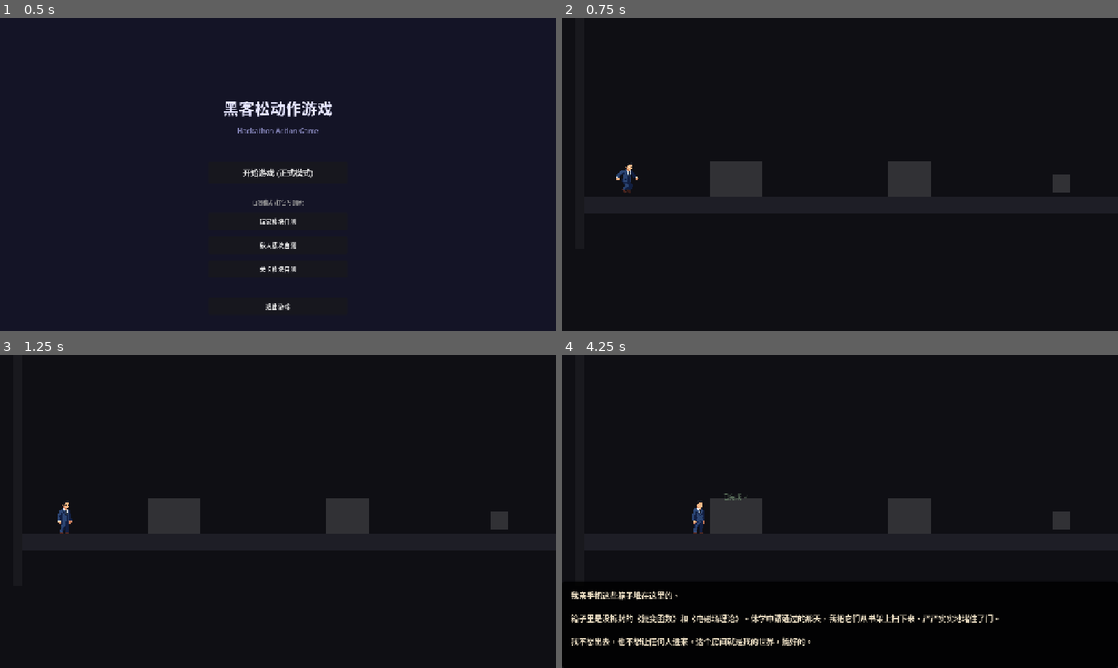
Above: before the commit, frames 1-4 (two rows, left to right).
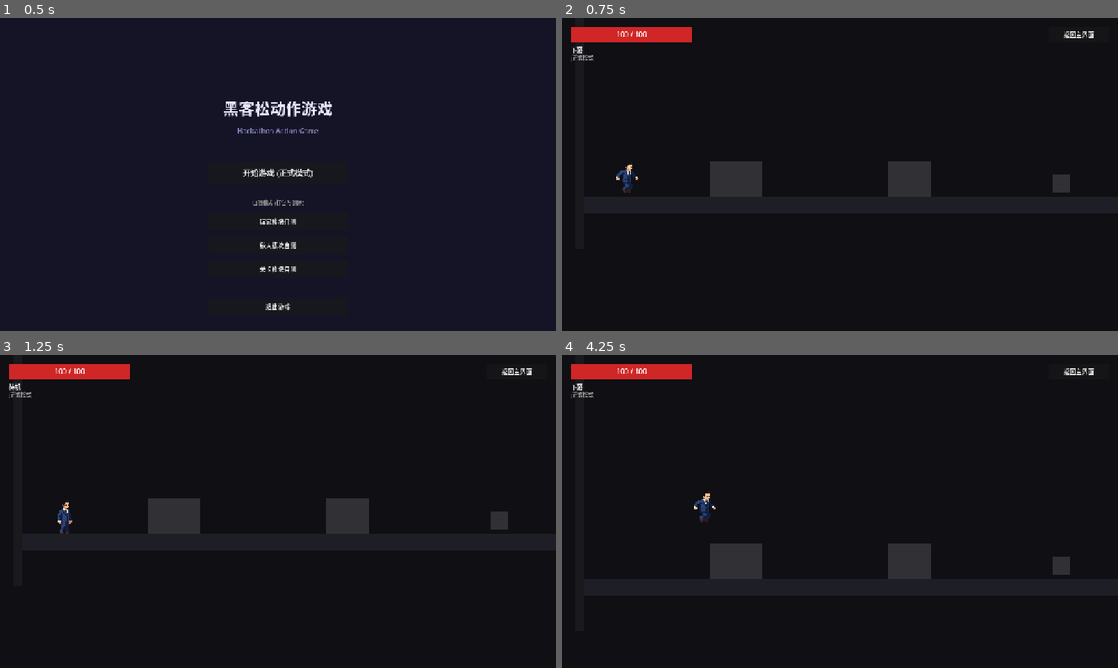
Above: after the commit, the same moments.

Repository: szshs/copyWorms
Game: Godot game, scene res://UI/TitleScreen.tscn
Same seed, same stepped clock (60 frames per second), same inputs: the game is played once before the commit and once after it.
Inputs (mouse positions are in pixels of both pictures, inside the frame that each line leads up to):
- Up to frame 1 (0.5 s): no input
- Up to frame 2 (0.75 s): click "开始游戏 (正式模式)" at 0.5 s
- Up to frame 3 (1.25 s): no input
- Up to frame 4 (4.25 s): click (1079, 370) at 1.25 s, where only the run after the commit has a clickable "返回主界面"; click (840, 508) at 2 s, where only the run after the commit has a clickable "开始游戏 (正式模式)"; tap Enter (ui_accept) at 2.75, 3.8 s; move the mouse to (962, 495) at 2.77 s; press the mouse at (962, 495) at 2.78 s; hold Right (ui_right) 2.78-3.53 s; tap Space (player_jump) at 3.02, 3.32, 3.77, 4.07 s; tap Shift (player_dash) at 3.05, 3.6 s; move the mouse to (728, 527) at 3.52 s; release the mouse at (728, 527) at 3.53 s; hold Down (ui_down) from 3.53 s (still down)

Frame 1 is identical in both runs. In frame 2, 1.2% of the frame differs, in the area x 1-96%, y 2-14%; in frame 3, 1.2%; in frame 4, 12%, in the area x 1-100%, y 2-94%.

Commit message:
增加了统一按键映射的事件接收和分发器

Diff:
--- a/Global/EventBus.gd
+++ b/Global/EventBus.gd
@@ -1,10 +1,18 @@
 # ============================================================
 # EventBus.gd - 全局事件总线 (Autoload)
 # 模块间通信的唯一通道，禁止跨模块直接引用节点
-# 设计原则：
+#
+# 设计原则:
 #   1. 节点失效/被 queue_free 时自动跳过回调（is_instance_valid 双重检查）
-#   2. 抛出异常不影响其他订阅者（try-style 隔离）
-#   3. 同一节点重复订阅同一事件自动去重
+#   2. 抛出异常不影响其他订阅者（错误隔离）
+#   3. 同一节点重复订阅同一事件自动去重（幂等性）
+#   4. tree_exited 自动清理: 节点销毁时一次性 unsubscribe_all(node),
+#      清除该节点全部事件订阅（非仅单个事件），防止游离回调
+#
+# 使用方式:
+#   EventBus.subscribe(EventName.LEVEL_LOADED, self, "_on_level_loaded")
+#   EventBus.emit(EventName.LEVEL_LOADED, {"level": self})
+#   EventBus.unsubscribe_all(self)  # 手动清理(可选, tree_exited 已自动处理)
 # ============================================================
 extends Node
 
--- /dev/null
+++ b/Global/InputManager.gd
@@ -0,0 +1,134 @@
+# ============================================================
+# InputManager.gd - 统一输入管理器 (Autoload, PROCESS_MODE_ALWAYS)
+#
+# 阶段3(当前): 全面接管游戏操作输入 + 输入屏蔽 + 信号分发
+#
+# 职责:
+#   1. 全局快捷键(ESC暂停) — 独占处理, 不受 pause 影响
+#   2. 游戏操作信号分发(attack/dash/skill/accept) — 通过 game_action 信号
+#   3. 输入屏蔽 — 暂停/对话/叙事时自动阻断所有游戏操作
+#   4. UI 焦点检测 — 焦点在 Control 上时不发射游戏操作信号
+#
+# 不接管(保留原有轮询):
+#   - player_jump: 变高跳需要 is_action_pressed 连续状态
+#   - ui_left/right/up/down: 移动需要 get_vector() 每帧向量值
+#
+# 使用方式(订阅者):
+#   InputManager.game_action.connect(_on_game_action)
+#   func _on_game_action(action: StringName, event: InputEvent): ...
+#
+# 屏蔽方式(外部模块):
+#   InputManager.block_input("对话中", self)   # 阻断所有游戏操作
+#   InputManager.unblock_input("对话结束")      # 解除阻断
+# ============================================================
+extends Node
+
+## 游戏操作输入信号（仅未屏蔽 + 未暂停 + 无 UI 焦点时发射）
+## 订阅者: PlayerBase(attack/dash/skill), Level_01(ui_accept)
+signal game_action(action: StringName, event: InputEvent)
+
+## 输入屏蔽标志
+var is_input_blocked: bool = false
+
+## 屏蔽原因（调试用）
+var block_reason: String = ""
+
+## 本帧捕获的动作（用于外部查询）
+var captured_this_frame: StringName = &""
+
+func _ready() -> void:
+	process_mode = Node.PROCESS_MODE_ALWAYS
+
+# ================================================================
+#  核心输入处理
+# ================================================================
+
+func _unhandled_input(event: InputEvent) -> void:
+	# ---- 全局快捷键（始终响应，不受守卫影响）----
+
+	if event.is_action_pressed("ui_pause"):
+		_handle_pause()
+		return
+
+	# ---- 守卫检查 ----
+	if _should_block_game_input():
+		return
+
+	# ---- 游戏操作键识别与分发 ----
+	var action := _identify_game_action(event)
+	if action != &"":
+		_emit_action(action, event)
+
+# ================================================================
+#  守卫逻辑
+# ================================================================
+
+## 判断是否应该阻断游戏操作输入
+func _should_block_game_input() -> bool:
+	if GameManager.is_paused:
+		return true
+	if is_input_blocked:
+		return true
+	if _is_ui_focused():
+		return true
+	return false
+
+## 检测 UI 焦点是否在 Control 节点上
+func _is_ui_focused() -> bool:
+	var focused = get_viewport().gui_get_focus_owner()
+	return focused != null and focused is Control
+
+# ================================================================
+#  信号发射
+# ================================================================
+
+func _emit_action(action: StringName, event: InputEvent) -> void:
+	game_action.emit(action, event)
+	captured_this_frame = action
+	get_viewport().set_input_as_handled()
+
+# ================================================================
+#  ESC 暂停处理（独占）
+# ================================================================
+
+func _handle_pause() -> void:
+	var was_paused := GameManager.is_paused
+	GameManager.toggle_pause()
+	get_viewport().set_input_as_handled()
+
+# ================================================================
+#  日志
+# ================================================================
+
+# (已清理测试日志输出)
+
+# ================================================================
+#  动作识别（不包含 jump 和方向键，保留原轮询）
+# ================================================================
+
+func _identify_game_action(event: InputEvent) -> StringName:
+	if event.is_action_pressed("player_attack"):   return &"player_attack"
+	if event.is_action_pressed("player_dash"):     return &"player_dash"
+	if event.is_action_pressed("player_skill"):    return &"player_skill"
+	if event.is_action_pressed("ui_accept"):       return &"ui_accept"
+	return &""
+
+func _get_ui_focus_info() -> String:
+	var focused = get_viewport().gui_get_focus_owner()
+	if focused == null:
+		return "none"
+	return "%s(%s)" % [focused.name, focused.get_class()]
+
+# ================================================================
+#  公共 API: 输入屏蔽
+# ================================================================
+
+## 请求屏蔽游戏输入
+func block_input(reason: String, _caller: Node = null) -> void:
+	is_input_blocked = true
+	block_reason = reason
+
+## 取消屏蔽游戏输入
+func unblock_input(_reason: String = "") -> void:
+	is_input_blocked = false
+	block_reason = ""
--- a/Global/MainEntry.gd
+++ b/Global/MainEntry.gd
@@ -1,6 +1,22 @@
 # ============================================================
 # MainEntry.gd - 正式入口场景脚本
 # 打开工程直接运行即开局游玩
+#
+# 职责:
+#   1. 设置 FORMAL 运行模式
+#   2. 发射 GAME_START 事件
+#   3. 加载 Level_01.tscn (add_child, 不再创建 Camera2D/HUD)
+#   4. 失败时回退到占位场景 (地面+墙+玩家+HUD)
+#
+# 关键设计决策:
+#   - 正式关卡路径不创建 Camera2D: 玩家预制体(Player_Warrior/Cyber/Lingnan)
+#     已内含 SmoothCamera 子节点, 避免重复相机冲突
+#   - 正式关卡路径不加载 HUD: 由关卡模块(Level_01)自行管理 HUD 生命周期,
+#     避免挂错父节点导致关卡切换时 HUD 泄漏
+#   - 占位场景保留旧逻辑(创建裸Camera2D + HUD), 用于无正式关卡时调试
+#
+# 玩家外观切换: 当前硬编码 Player_Warrior.tscn,
+#   正式游戏中需接入外观选择系统(Cyber/Lingnan)
 # ============================================================
 extends Node2D
 
--- a/LevelModule/Formal/InteractiveObject.gd
+++ b/LevelModule/Formal/InteractiveObject.gd
@@ -1,7 +1,23 @@
-# res://LevelModule/Formal/InteractiveObject.gd
-# 统一交互物基类 - 独立交互模块
-# 职责: 碰撞检测(body_entered) + 视觉反馈(提示标签) + 完成状态追踪
-# 输入处理已移至 Level_01 控制器，解决动态创建节点 _input() 不可靠问题
+# ============================================================
+# InteractiveObject.gd - 交互物基类 (Area2D → InteractiveObject)
+#
+# 职责:
+#   1. 碰撞检测: body_entered/exited 信号 + _process 轮询双重保障
+#   2. 视觉提示: 呼吸闪烁 Label（未完成=黄字, 完成=灰字）
+#   3. 状态追踪: completed(幂等性) / is_active(前置解锁) / allow_repeat
+#   4. 冻结管理: freeze_monitoring() 禁用/恢复 monitoring, 防 body_exited 误触发
+#
+# 输入处理设计(v0.4.0变更):
+#   本类 _process() 不再检测 ui_accept 输入。所有交互输入统一由:
+#     Level_01._input() → _find_nearby_interactive() → EventBus.emit()
+#   这解决了三路重复触发问题(原 InteractiveObject._process 也检测 Enter)。
+#   设计关键点: 动态创建节点的 _input() 在 Godot 中不可靠,
+#   统一收归 Level_01 控制器分发是更稳定的架构。
+#
+# 双重检测机制:
+#   主路径: Area2D body_entered/exited 信号 (帧精度)
+#   兜底路径: _process 中 check_player_in_range AABB 轮询 (解决 _ready 时序问题)
+# ============================================================
 extends Area2D
 class_name InteractiveObject
 
--- a/LevelModule/Formal/LevelBase.gd
+++ b/LevelModule/Formal/LevelBase.gd
@@ -1,7 +1,24 @@
 # ============================================================
-# LevelBase.gd - 关卡基类
-# 定义关卡的基础功能：场景搭建、触发区域、摄像机管理等
-# 子类只需重写对应虚函数，禁止修改此文件
+# LevelBase.gd - 关卡基类 (Node2D → LevelBase)
+#
+# 生命周期（严格顺序, 子类 _on_ready() 中先 super._on_ready()）:
+#   _ready():
+#     1. _apply_config()     → 应用 LevelConfig.bg_color
+#     2. _setup_camera()     → pass (相机已移交 SmoothCamera, 见下方说明)
+#     3. _setup_player()     → 若 player_ref 不存在则实例化 Player_Warrior.tscn
+#     4. _setup_enemies()    → 遍历 enemy_spawn_points
+#     5. _setup_triggers()   → 虚函数(子类可选)
+#     6. GameManager.current_level = self
+#     7. EventBus.emit(LEVEL_LOADED)
+#     8. _on_ready()         → 【子类入口】
+#
+# 相机架构变更(v0.4.0):
+#   _setup_camera() 不再创建 Camera2D。 SmoothCamera 作为子节点预置于:
+#     - PlayerModule/Formal/Player_Warrior.tscn
+#     - PlayerModule/Formal/Player_Warrior_Cyber.tscn
+#     - PlayerModule/Formal/Player_Warrior_Lingnan.tscn
+#   SmoothCamera 在自身 _ready() 中自动: bind_target + make_current + top_level + 安全默认limit
+#   子类(Level_01)通过 _setup_camera_limits() 配置 limit 参数到已有 SmoothCamera
 # ============================================================
 extends Node2D
 class_name LevelBase
--- a/LevelModule/Formal/Level_01.gd
+++ b/LevelModule/Formal/Level_01.gd
@@ -86,6 +86,8 @@
 
 	_cache_ui_refs()
 	_restrict_player_mechanics()
+	# 立即恢复：LIVING_ROOM 是正常探索状态，玩家需要完整操作能力
+	_restore_player_mechanics()
 	# 初始化交互物统一列表（SceneBuilder 已设置 phone/computer 的 is_active=false）
 	_all_interactives = [_obstacle_box, _obstacle_clothes, _bed_node, _computer_node, _phone_node, _notice_node, _thermos_node]
 	# 修正: 使用 GlobalDefine 常量替代硬编码字符串（B5 修复）
@@ -95,10 +97,24 @@
 	# 验证玩家 collision_layer（B8 修复）— 若玩家在 PLAYER 层缺失则修正
 	_ensure_player_collision_layer()
 
-	# 启用 _process：用于冷却递减 + 交互物轮询兜底（原本只在 IDE preview 阶段才启用）
+	InputManager.game_action.connect(_on_game_action)
+
+	# 加载 HUD（血条/状态/暂停面板）
+	_load_hud()
+
 	set_process(true)
 
 	print("[Level_01] 初始化完成 — 当前: LIVING_ROOM")
+
+
+func _load_hud() -> void:
+	var hud_path = "res://UI/HUD.tscn"
+	if ResourceLoader.exists(hud_path):
+		var hud = load(hud_path).instantiate()
+		add_child(hud)
+		print("[Level_01] HUD 加载成功")
+	else:
+		push_warning("[Level_01] HUD.tscn 未找到，跳过")
 
 
 # ---- 错误边界 ----
@@ -275,9 +291,31 @@
 
 ## 输入分发器：所有键盘事件统一入口
 ## 修复点：
-##   - 移除"先检查 _is_interacting 再分发"导致的"一旦陷入就死锁"问题
-##   - 改为各分支自治：IDE_CHAT/睡眠/叙事/终局 各自处理 Enter
-##   - 增加早退守卫（IDE_PREVIEW 期间冻结玩家）但 _is_interacting 不污染常规路径
+func _on_game_action(action: StringName, _event: InputEvent) -> void:
+	if action != &"ui_accept":
+		return
+	_handle_accept_input()
+
+func _handle_accept_input() -> void:
+	if current_state == LevelState.IDE_CHAT:
+		_render_next_chat_line()
+		return
+	if _narrative_open:
+		_narrative_enter_pressed = true
+		return
+	if _is_interacting or _interact_cooldown > 0.0:
+		if current_state != LevelState.IDE_PREVIEW and current_state != LevelState.IDE_CHAT:
+			if _interact_cooldown > 0.5:
+				_safe_end_interaction()
+		return
+	var obj = _find_nearby_interactive()
+	if obj:
+		_interact_cooldown = 0.3
+		EventBus.emit(GlobalDefine.EventName.INTERACTIVE_OBJECT_TRIGGERED, {"object_id": obj.object_id})
+
+## 输入处理 — Enter 交互分发（阶段3: InputManager 信号驱动为主，_input 为兜底）
+##   - InputManager._unhandled_input() 先拦截 ui_accept → 发射 game_action 信号 → 走 _handle_accept_input
+##   - 若 InputManager 未拦截（不应发生），原始 _input() 兜底仍保留
 func _input(event: InputEvent) -> void:
 	if not event.is_action_pressed("ui_accept"):
 		return
@@ -414,6 +452,9 @@
 # ---- 叙事面板（B6/B7 修复: 超时 + 错误边界）----
 
 func _show_narrative(text: String, callback: Callable = Callable()) -> void:
+	# 阶段3d: 叙事面板打开时全局屏蔽输入（阻断 attack/dash/skill）
+	InputManager.block_input("叙事面板", self)
+
 	# 防止嵌套打开: 若已有叙事面板打开则先关闭
 	if _narrative_open:
 		if _narrative_panel: _narrative_panel.hide()
@@ -444,6 +485,10 @@
 	_narrative_open = false
 	_is_interacting = false
 	_interact_cooldown = 0.0
+
+	# 阶段3d: 叙事面板关闭时解除全局输入屏蔽
+	InputManager.unblock_input("叙事面板")
+
 	if callback.is_valid():
 		# 回调也加错误隔离: 若 callback 抛错不影响关卡
 		_run_safely(callback)
@@ -456,6 +501,8 @@
 	_bed_node.completed = true
 	_is_interacting = true
 	_freeze_player(true)
+	# 阶段3d: 睡眠循环期间全局屏蔽输入
+	InputManager.block_input("睡眠循环", self)
 
 	var sleep_text = "……"
 	if not level_data.sleep_texts.is_empty():
@@ -487,12 +534,16 @@
 			if _sleep_overlay: _sleep_overlay.hide()
 			_sleep_fading = false
 			_freeze_player(false)
+			# 阶段3d: 睡眠渐亮结束后解除输入屏蔽
+			InputManager.unblock_input("睡眠循环")
 			_safe_end_interaction()
 			_bed_node.reset_completed()
 		)
 	else:
 		_sleep_fading = false
 		_freeze_player(false)
+		# 阶段3d: 无渐变覆盖层时同步解除
+		InputManager.unblock_input("睡眠循环")
 		_safe_end_interaction()
 		_bed_node.reset_completed()
 
@@ -517,6 +568,8 @@
 	_is_interacting = true
 	current_state = LevelState.IDE_CHAT
 	_freeze_player(true)
+	# 阶段3d: IDE 对话期间全局屏蔽输入
+	InputManager.block_input("IDE对话", self)
 	if _ide_ui: _ide_ui.show()
 	current_chat_index = 0
 	if _chat_window: _chat_window.text = ""
@@ -549,6 +602,7 @@
 	current_state = LevelState.IDE_PREVIEW
 	_ide_preview_timer = 0.0
 	set_process(true)
+	# 阶段3d: IDE_PREVIEW 继续保持屏蔽（从 IDE_CHAT 继承，无需重复 block）
 	if _chat_window: _chat_window.append_text("[color=green][SYSTEM] 正在启动 Local Test Viewport...[/color]\n")
 	var path = "res://LevelModule/SelfTest/MiniTestWorld.tscn"
 	if not ResourceLoader.exists(path) or not load(path):
@@ -571,6 +625,8 @@
 	if _phone_node: _phone_node.is_active = true
 	_start_phone_vibration()
 	_freeze_player(false)
+	# 阶段3d: IDE 崩溃退出，解除输入屏蔽（进入 PHONE_RINGING 正常探索状态）
+	InputManager.unblock_input("IDE对话")
 	# B4 修复: 显式清交互标志，让 PHONE_RINGING 阶段的 phone 交互可正常触发
 	_is_interacting = false
 	_interact_cooldown = 0.0
@@ -601,6 +657,8 @@
 		_start_glitch_shader_effect(); return
 	_mark_interaction_completed("phone")
 	_freeze_player(true)
+	# 阶段3d: 终局叙事期间屏蔽输入（_show_narrative 内部也会 block，但此处提前确保）
+	InputManager.block_input("终局叙事", self)
 	# 1) 显示妈妈短信
 	var message = "【" + level_data.phone_sender + "】\n" + level_data.phone_content
 	_show_narrative(message, func():
@@ -615,6 +673,8 @@
 				_bed_node.reset_completed()
 			current_state = LevelState.GLITCH_TRANSIT
 			_freeze_player(false)
+			# 阶段3d: GLITCH_TRANSIT 允许玩家移动+交互（等最终床触发）
+			InputManager.unblock_input("终局叙事")
 			_is_interacting = false
 			_interact_cooldown = 0.0
 			print("[Level_01] 进入 GLITCH_TRANSIT — 等待玩家与床最终交互")
@@ -625,6 +685,8 @@
 	# 玩家在 GLITCH_TRANSIT 状态再次与床交互 → 触发终局转场链
 	if _bed_node: _bed_node.mark_completed()
 	_freeze_player(true)
+	# 阶段3d: 终局转场全程屏蔽输入（渐黑→音效渐变→glitch，不可打断）
+	InputManager.block_input("终局转场", self)
 	# 1) 0.8s 遮罩渐黑
 	if _sleep_overlay:
 		_sleep_overlay.color.a = 0.0
@@ -660,6 +722,9 @@
 	_emit_level_complete()
 
 func _emit_level_complete() -> void:
+	# P1 修复: 防御性解除输入屏蔽（即使当前因节点销毁而无害，
+	# 但若未来关卡切换改为节点复用则此行防止泄漏）
+	InputManager.unblock_input("终局转场")
 	# B10 修复: 发射事件前清自己的全部订阅,避免关卡切换时游离回调
 	EventBus.unsubscribe_all(self)
 	EventBus.emit(GlobalDefine.EventName.LEVEL_COMPLETE, {
--- a/PlayerModule/Formal/PlayerBase.gd
+++ b/PlayerModule/Formal/PlayerBase.gd
@@ -59,6 +59,10 @@
 	collision_mask = GlobalDefine.Collision.TERRAIN
 	_apply_config()
 	_setup_collision()
+	# 阶段3: 订阅 InputManager 的游戏操作信号
+	# attack/dash/skill 由信号驱动(单次触发)，跳跃/移动保留轮询(需连续状态)
+	if not Engine.is_editor_hint():
+		InputManager.game_action.connect(_on_game_action)
 	_on_ready()
 
 func _apply_config() -> void:
@@ -113,10 +117,28 @@
 				_change_state(GlobalDefine.PlayerState.FALL)
 
 func _handle_input() -> void:
-	if can_attack and _input_attack_just_pressed(): perform_attack()
-	if can_dash and _input_dash_just_pressed(): perform_dash()
-	if can_skill and _input_skill_just_pressed(): perform_skill()
-	if _input_pause_just_pressed(): GameManager.toggle_pause()
+	# attack/dash/skill 已迁移到 InputManager.game_action 信号
+	# (由 _on_game_action 回调处理)
+	# 保留: 跳跃按住检测(需 is_action_pressed 连续状态)
+	# ui_pause(ESC) 已迁移到 InputManager 独占处理
+	pass
+
+## 阶段3: InputManager 游戏操作信号回调
+## 处理 attack/dash/skill（跳跃保留在状态机的轮询中）
+func _on_game_action(action: StringName, _event: InputEvent) -> void:
+	# 受击/死亡/攻击/冲刺中不允许发起攻击
+	if is_attacking or is_dashing or current_state in [GlobalDefine.PlayerState.HURT, GlobalDefine.PlayerState.DEAD]:
+		return
+	match action:
+		&"player_attack":
+			if can_attack: perform_attack()
+		&"player_dash":
+			if can_dash: perform_dash()
+		&"player_skill":
+			if can_skill: perform_skill()
+		# ui_accept 不在此处理，由 Level_01 订阅
+		&"ui_accept":
+			pass
 
 func _apply_gravity(delta: float) -> void:
 	if is_dashing: return
@@ -182,6 +204,8 @@
 	current_health = maxi(current_health - atk, 0)
 	is_invincible = true
 	invincible_timer = 1.5
+	is_attacking = false
+	attack_timer = 0.0
 	var kb_dir = signf(global_position.x - enemy.global_position.x)
 	if kb_dir == 0:
 		kb_dir = 1.0
@@ -317,6 +341,8 @@
 	current_health = maxi(current_health - damage, 0)
 	is_invincible = true
 	invincible_timer = config.hurt_invincible_time if config else 1.0
+	is_attacking = false
+	attack_timer = 0.0
 	if knockback_dir != Vector2.ZERO:
 		velocity = Vector2(knockback_dir.x * (config.hurt_knockback if config else 300.0), -150.0)
 	EventBus.emit(GlobalDefine.EventName.PLAYER_HURT, {"player": self, "damage": damage, "current_health": current_health})
@@ -336,15 +362,13 @@
 	EventBus.emit(GlobalDefine.EventName.HEALTH_CHANGED, {"target": self, "current_health": current_health, "max_health": max_health})
 
 # ---- 输入 ----
+# 阶段3: attack/dash/skill 已迁移至 InputManager.game_action 信号驱动
+# 以下仅保留 jump（需 is_action_pressed 连续状态）和方向键（需 get_vector 每帧向量）
 
 func _get_input_direction() -> Vector2:
 	return Input.get_vector("ui_left", "ui_right", "ui_up", "ui_down")
 
 func _input_jump_just_pressed() -> bool: return Input.is_action_just_pressed("player_jump")
-func _input_attack_just_pressed() -> bool: return Input.is_action_just_pressed("player_attack")
-func _input_dash_just_pressed() -> bool: return Input.is_action_just_pressed("player_dash")
-func _input_skill_just_pressed() -> bool: return Input.is_action_just_pressed("player_skill")
-func _input_pause_just_pressed() -> bool: return Input.is_action_just_pressed("ui_pause")
 
 # ---- 取值器 ----
 
--- a/PlayerModule/Formal/SmoothCamera.gd
+++ b/PlayerModule/Formal/SmoothCamera.gd
@@ -1,11 +1,22 @@
 # ============================================================
-# SmoothCamera.gd - 通用平滑跟随摄像机
-# 死区 + lerp + lookahead 混合算法
-# - 在死区内摄像机静止（避免抖动）
-# - 超出死区时按 lerp_speed 插值
-# - 按玩家水平运动方向预先偏移（lookahead）
-# - 位置 clamp 到 limit_left/right/top/bottom 范围
-# 适用于横版卷轴/类超级马里奥/空洞骑士风格的关卡
+# SmoothCamera.gd - 通用平滑跟随摄像机（v2.0）
+# 算法: Y轴死区 + X轴软死区(lookahead) + lerp插值 + 转向清零防颤
+#
+# 架构设计:
+#   - 本脚本作为 Camera2D 子节点预置于 Player_Warrior/Cyber/Lingnan 预制体中
+#   - _ready() 自动绑定目标(owner → GameManager.player_ref), 无需外部调用
+#   - set_as_top_level(true) 脱离父节点 transform 干扰
+#   - _physics_process 与 CharacterBody2D 物理帧同步, 避免渲染/物理错位
+#
+# 核心算法 (3道防线):
+#   1. 转向清零(第104-110行): player_vx反向时立即归零_lookahead_x,
+#      消除残留值与新方向对抗导致的单帧错跟
+#   2. lookahead只由速度控制(第112-120行): 删除abs(offset)>deadzone硬边界,
+#      避免 offset 反复穿越边界导致 lookahead 开关振荡
+#   3. Y轴保留硬死区(第122-124行): 垂直方向无 lookahead, 需要硬死区防抖
+#
+# 适用: 横版卷轴/类超级马里奥/空洞骑士风格的关卡
+# 路径: res://PlayerModule/Formal/SmoothCamera.gd (从 LevelModule/Common 迁移)
 # ============================================================
 extends Camera2D
 class_name SmoothCamera
--- a/UI/TitleScreen.gd
+++ b/UI/TitleScreen.gd
@@ -98,6 +98,10 @@
 	GameManager.run_mode = GlobalDefine.RunMode.FORMAL
 	get_tree().change_scene_to_file("res://Global/MainEntry.tscn")
 
+func _on_quit() -> void:
+	print("[TitleScreen] >>> 退出按钮被点击 <<<")
+	get_tree().quit()
+
 func _on_test_player() -> void:
 	print("[TitleScreen] >>> 玩家自测按钮被点击 <<<")
 	GameManager.run_mode = GlobalDefine.RunMode.SELF_TEST
@@ -112,7 +116,3 @@
 	print("[TitleScreen] >>> 关卡自测按钮被点击 <<<")
 	GameManager.run_mode = GlobalDefine.RunMode.SELF_TEST
 	get_tree().change_scene_to_file("res://LevelModule/SelfTest/LevelTest.tscn")
-
-func _on_quit() -> void:
-	print("[TitleScreen] >>> 退出按钮被点击 <<<")
-	get_tree().quit()
--- a/project.godot
+++ b/project.godot
@@ -22,6 +22,7 @@
 GlobalDefine="*res://Global/GlobalDefine.gd"
 EventBus="*res://Global/EventBus.gd"
 GameManager="*res://Global/GameManager.gd"
+InputManager="*res://Global/InputManager.gd"
 
 [display]
 
Not shown, changed: TECHNICAL_ARCHITECTURE_REPORT.md
